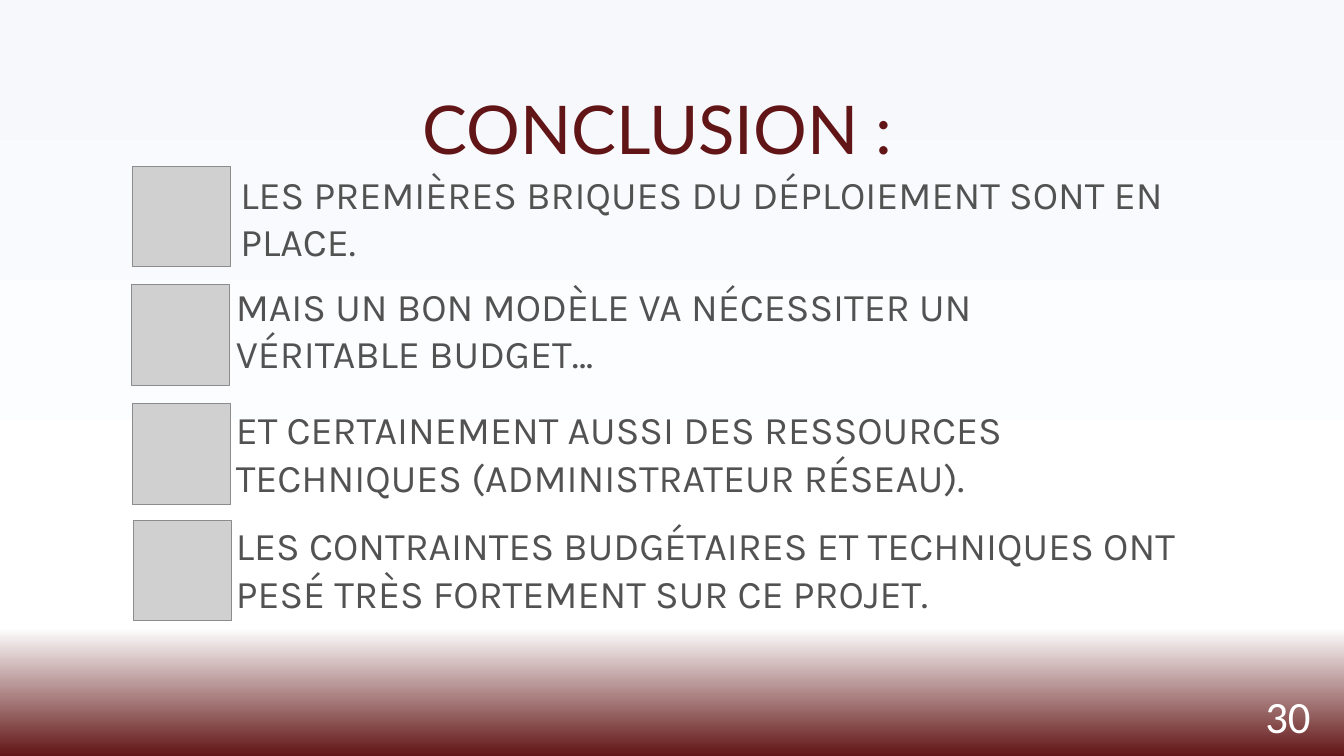
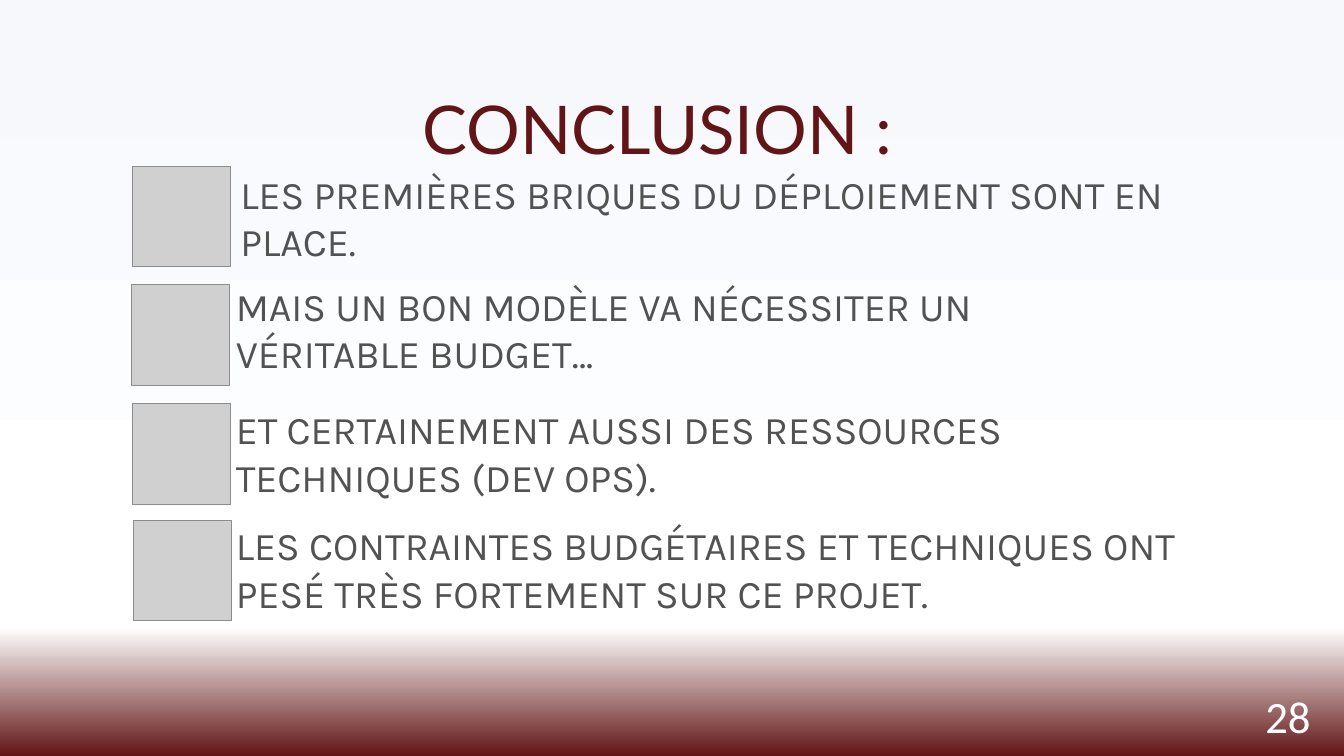
Before and after one commit to viviante79/Projet_8, a slide deck: slide 28 of Ors_Vivian_3_presentation_082022.pptx (slide 30 before the commit). Drawn at 1344x756 pixels with LibreOffice and Linux fonts; fonts in the diff are those of the drawing; grey boxes stand for pictures. Boxes give left, top, right and bottom in pixels: in the first picture for what was removed or moved away, otherwise in the second. Text is boxed around its words. In the diff, an @@ line names an element or a change of style, - is before the commit and + after.

```diff
--- a/Ors_Vivian_3_presentation_082022.pptx
+++ b/Ors_Vivian_3_presentation_082022.pptx
@@ text at (236, 419, 1002, 499): text changed @@
-ET CERTAINEMENT AUSSI DES RESSOURCES TECHNIQUES (ADMINISTRATEUR RÉSEAU).
+ET CERTAINEMENT AUSSI DES RESSOURCES TECHNIQUES (DEV OPS).
@@ page number at (1265, 702, 1310, 745): text changed @@
-30
+28
```
Also in this commit, not shown: 1 other slide changed, 2 slides removed.
